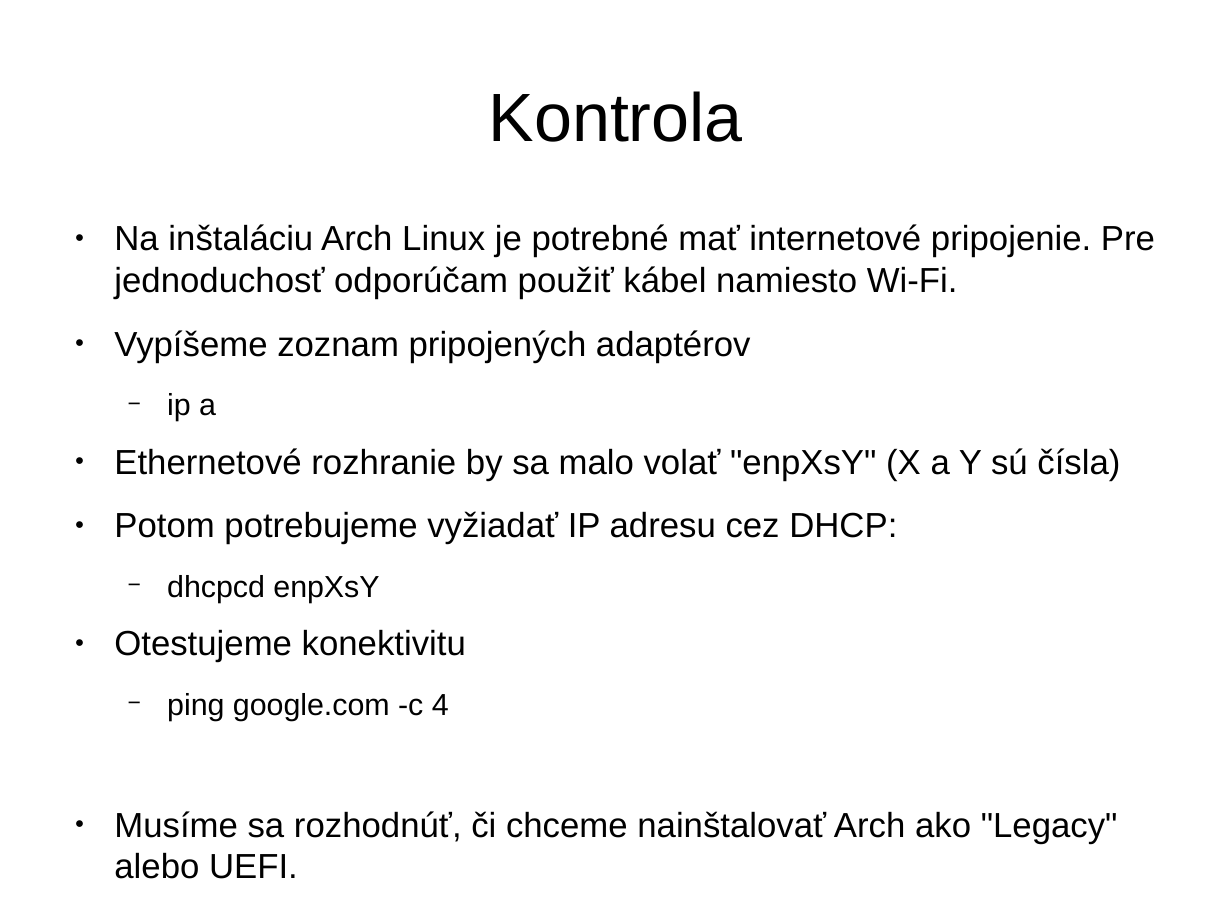
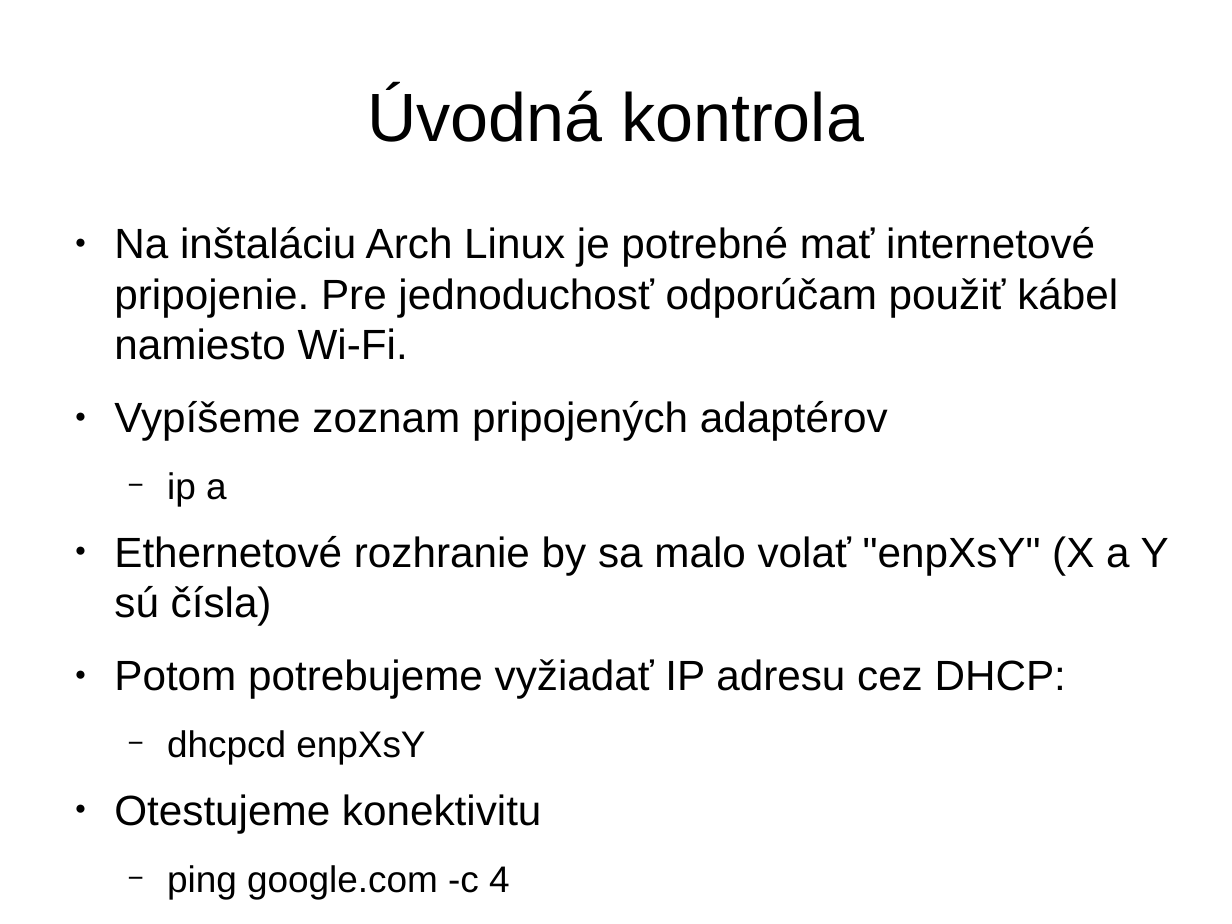
Before and after one commit to radi42/FRI, a slide deck: slide 12 of Ing/2.semester/UNIX/Sisila_Andrej_Instalacia_Arch_Linux.odp (slide 9 before the commit). Drawn at 1232x924 pixels with LibreOffice and Linux fonts; fonts in the diff are those of the drawing. Boxes give left, top, right and bottom in pixels: in the first picture for what was removed or moved away, otherwise in the second. Text is boxed around its words. In the diff, an @@ line names an element or a change of style, - is before the commit and + after.

```diff
--- a/Ing/2.semester/UNIX/Sisila_Andrej_Instalacia_Arch_Linux.odp
+++ b/Ing/2.semester/UNIX/Sisila_Andrej_Instalacia_Arch_Linux.odp
@@ title at <box>367,86,864,142</box>: text changed @@
-Kontrola
+Úvodná kontrola
@@ text "Na inštaláciu Arch Linux je ..." at <box>114,227,1169,899</box>: size 22.4 to 27.2 pt in "Na inštaláciu Arch Linux je potrebné mať ...", "Vypíšeme zoznam pripojených adaptérov", "Ethernetové rozhranie by sa malo volať "enpXsY" ...", "Potom potrebujeme vyžiadať IP adresu cez DHCP:" and 1 more places; size 19.6 to 23.8 pt in "ip a", "dhcpcd enpXsY", "ping google.com -c 4" @@
@@ text at <box>114,811,1118,879</box>: paragraph removed @@
-● Musíme sa rozhodnúť, či chceme nainštalovať Arch ako "Legacy" alebo UEFI.
```
Also in this commit, not shown: 17 other slides changed, 31 slides added, 1 slide removed.
